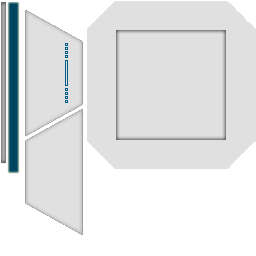
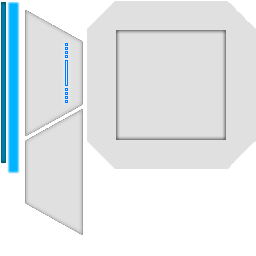
Two versions of the same layered image (256×256). Layer-by-layer changes:
showed "Layer 8 copy" over 65, 43, 68, 103
showed "Layer 6 copy" over 8, 2, 19, 173
showed "Layer 5 copy" over 1, 2, 6, 163
